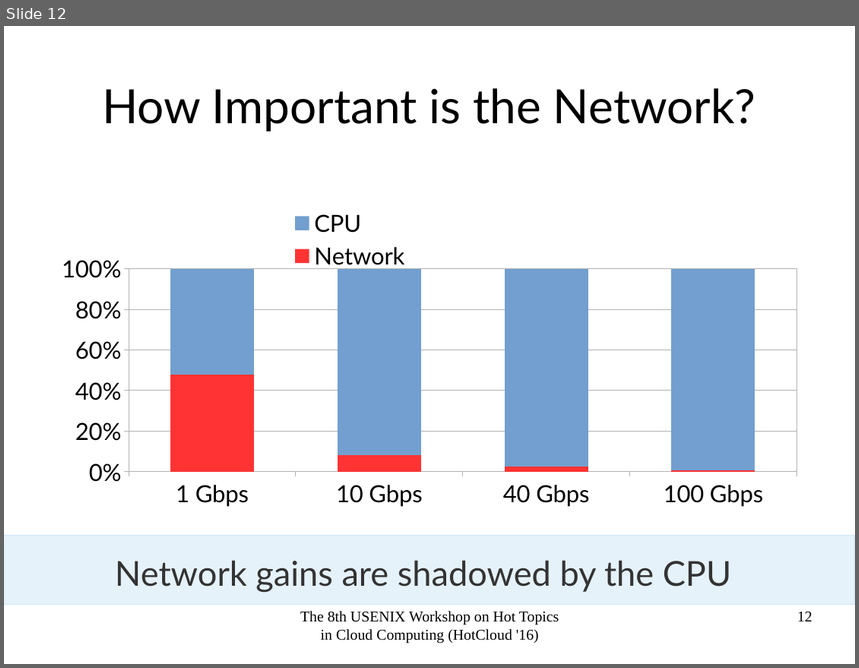
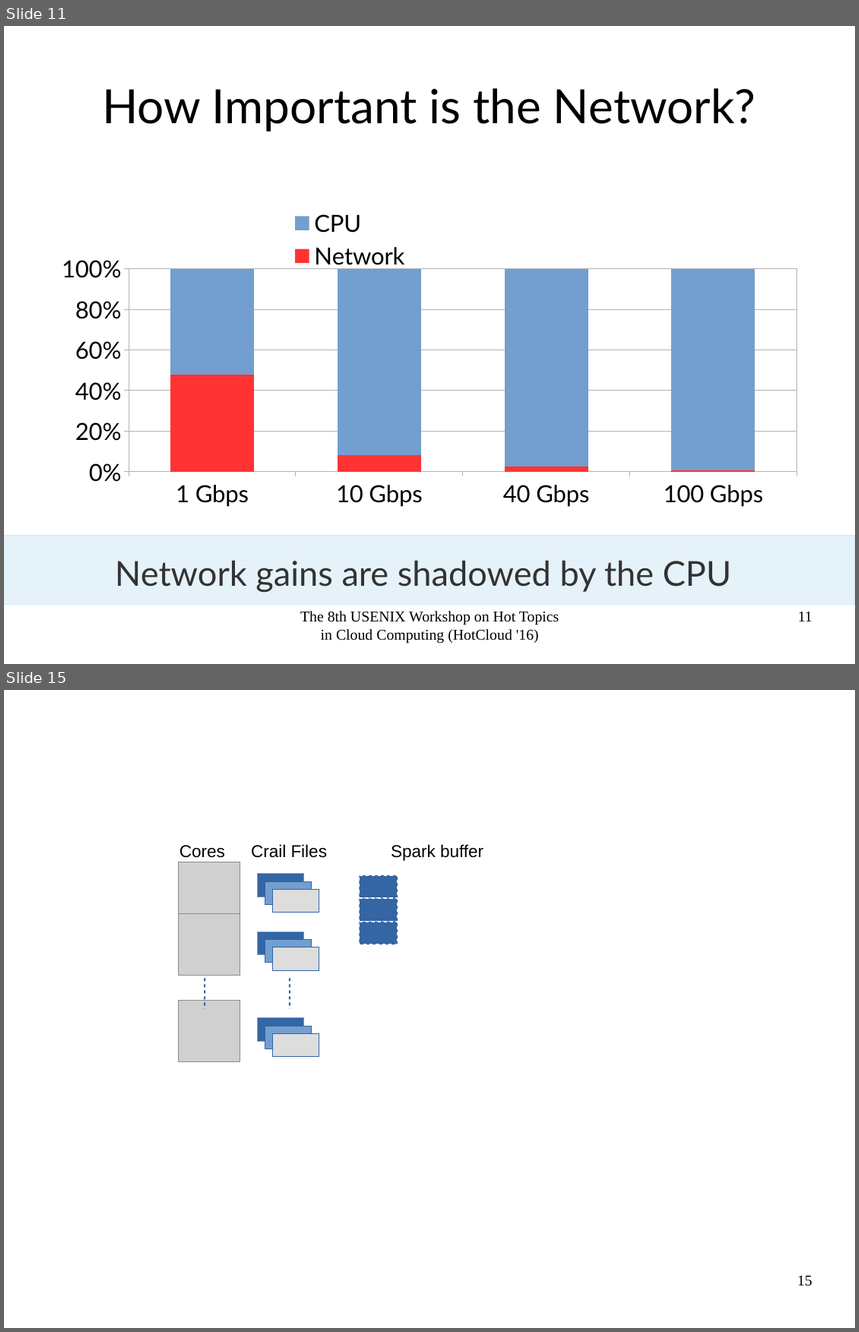
Before and after one commit to apache/incubator-crail-website, a slide deck: _graphix/website.odp. Shown one above the other, each under a label of ours: slide 12 before the commit, slides 11 and 15 after it; the slides between them are not shown. The pictures are 859x668 and 859x1332 pixels, drawn with LibreOffice and Linux fonts; fonts in the diff are those of the drawing; grey boxes stand for pictures; background and template pictures are left out. Boxes give left, top, right and bottom in pixels: in the first picture for what was removed or moved away, otherwise in the second. Text is boxed around its words. In the diff, an @@ line names an element or a change of style, - is before the commit and + after.

```diff
--- a/_graphix/website.odp
+++ b/_graphix/website.odp
@@ slide 15 added at <box>4,690,855,1328</box>, background #FFFFFF @@
@@ text added at <box>180,845,225,858</box>, 16 pt, text #000000 @@
+Cores
@@ text added at <box>251,844,328,858</box>, 16 pt, text #000000 @@
+Crail Files
@@ text added at <box>391,844,484,861</box>, 16 pt, text #000000 @@
+Spark buffer
@@ picture added at <box>179,863,240,924</box> @@
@@ rectangle added at <box>257,874,303,897</box>, fill #3465A4, outline #729FCF 0 pt @@
@@ rectangle added at <box>265,882,312,905</box>, fill #729FCF, outline #3465A4 0 pt @@
@@ rectangle added at <box>273,889,319,913</box>, fill #DDDDDD, outline #3465A4 0 pt @@
@@ rectangle added at <box>360,875,398,898</box>, fill #3465A4, outline #FFFFFF 1.45 pt @@
@@ picture added at <box>179,914,240,976</box> @@
@@ rectangle added at <box>360,898,398,922</box>, fill #3465A4, outline #FFFFFF 1.45 pt @@
@@ rectangle added at <box>257,932,303,955</box>, fill #3465A4, outline #729FCF 0 pt @@
@@ rectangle added at <box>265,939,312,963</box>, fill #729FCF, outline #3465A4 0 pt @@
@@ rectangle added at <box>360,922,398,945</box>, fill #3465A4, outline #FFFFFF 1.45 pt @@
@@ rectangle added at <box>273,947,319,970</box>, fill #DDDDDD, outline #3465A4 0 pt @@
@@ line added from (205, 978) to (205, 1009), #3465A4 1.45 pt @@
@@ line added from (290, 978) to (290, 1009), #3465A4 1.45 pt @@
@@ picture added at <box>179,1001,240,1062</box> @@
@@ rectangle added at <box>257,1018,303,1041</box>, fill #3465A4, outline #729FCF 0 pt @@
@@ rectangle added at <box>265,1026,312,1049</box>, fill #729FCF, outline #3465A4 0 pt @@
@@ rectangle added at <box>273,1034,319,1057</box>, fill #DDDDDD, outline #3465A4 0 pt @@
@@ page number added at <box>797,1276,813,1287</box>, 14 pt, text #000000 @@
+15
@@ what was slide 12 is now slide 11 @@
@@ page number at <box>798,612,813,622</box>: text changed @@
-12
+11
```
Also in this commit, not shown: 1 slide changed, 2 other slides added, 1 other file.
